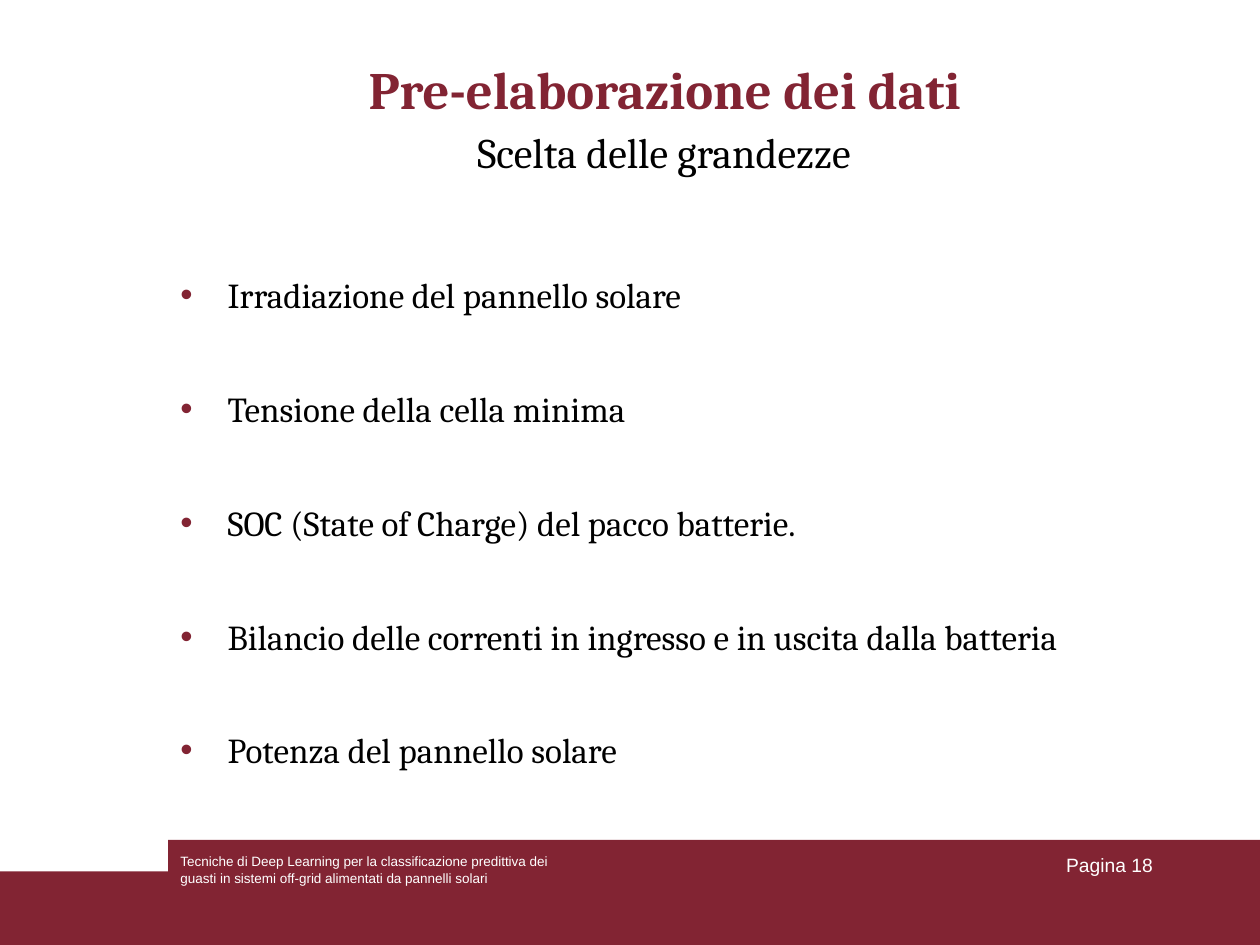
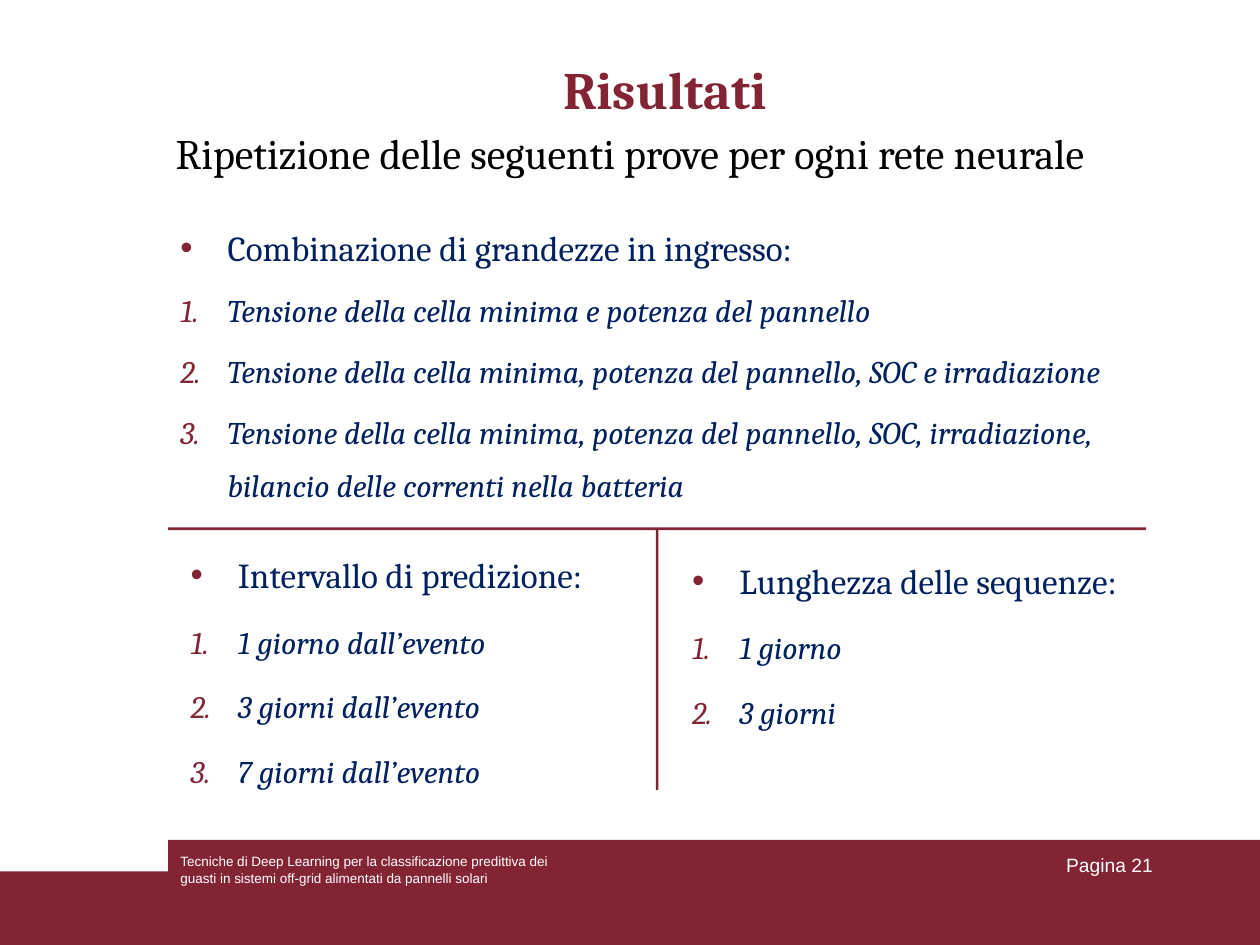
Before and after one commit to lorenzoooooo/DL-for-Predictive-Fault-Classification-in-Off-Grid-Systems, a slide deck: slide 21 of Presentazione_tesi.ppt (slide 18 before the commit). Drawn at 1260x945 pixels with LibreOffice and Linux fonts; fonts in the diff are those of the drawing. Boxes give left, top, right and bottom in pixels: in the first picture for what was removed or moved away, otherwise in the second. Text is boxed around its words. In the diff, an @@ line names an element or a change of style, - is before the commit and + after.

```diff
--- a/Presentazione_tesi.ppt
+++ b/Presentazione_tesi.ppt
@@ title at (563, 72, 766, 110): text changed @@
-Pre-elaborazione dei dati
+Risultati
@@ text at (176, 139, 1084, 179): text changed @@
-Scelta delle grandezze
+Ripetizione delle seguenti prove per ogni rete neurale
@@ text added at (228, 236, 1100, 498), 18 pt, text #002060, italic @@
+• Combinazione di grandezze in ingresso:
+1. Tensione della cella minima e potenza del pannello
+2. Tensione della cella minima, potenza del pannello, SOC e irradiazione
+3. Tensione della cella minima, potenza del pannello, SOC, irradiazione, bilancio delle correnti nella batteria
@@ text removed at (228, 283, 1057, 771) @@
-• Irradiazione del pannello solare
-• Tensione della cella minima
-• SOC (State of Charge) del pacco batterie.
-• Bilancio delle correnti in ingresso e in uscita dalla batteria
-• Potenza del pannello solare
@@ line added from (168, 529) to (1147, 529), #822433 1.5 pt @@
@@ line added from (658, 529) to (658, 790), #822433 1.5 pt @@
@@ text added at (191, 563, 582, 790), 18 pt, text #002060, italic @@
+• Intervallo di predizione:
+1. 1 giorno dall’evento
+2. 3 giorni dall’evento
+3. 7 giorni dall’evento
@@ text added at (692, 569, 1117, 731), 20 pt, text #002060 @@
+• Lunghezza delle sequenze:
+1. 1 giorno
+2. 3 giorni
@@ page number at (1066, 858, 1152, 876): text changed @@
-Pagina 18
+Pagina 21
```
Also in this commit, not shown: 5 other slides changed, 7 slides added, 1 other file.
